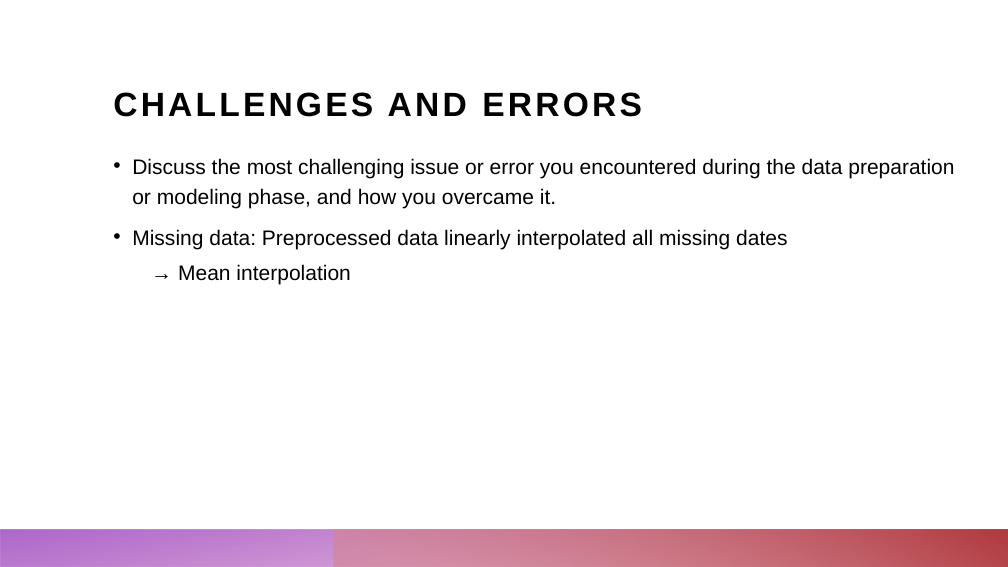
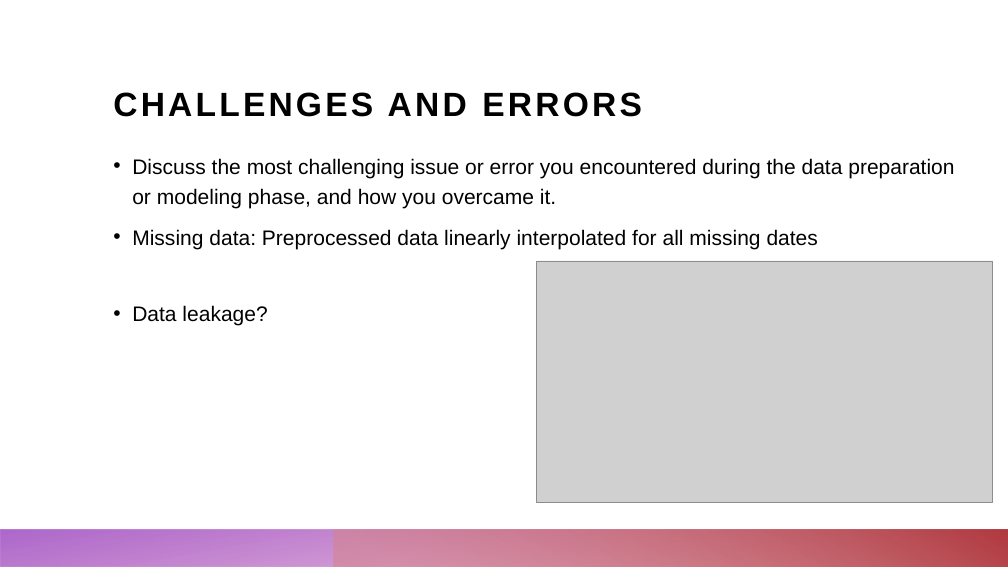
Before and after one commit to ChristopherKunze-Git/AdvancedTimeSeriesCourse-Engineering-Data, a slide deck: slide 20 of 4_Presentation/Blood_glucose_prediction.pptx (slide 18 before the commit). Drawn at 1008x567 pixels with LibreOffice and Linux fonts; fonts in the diff are those of the drawing; grey boxes stand for pictures. Boxes give left, top, right and bottom in pixels: in the first picture for what was removed or moved away, otherwise in the second. Text is boxed around its words. In the diff, an @@ line names an element or a change of style, - is before the commit and + after.

Commit message:
data and preprocessing

```diff
--- a/4_Presentation/Blood_glucose_prediction.pptx
+++ b/4_Presentation/Blood_glucose_prediction.pptx
@@ text at [132,229,818,325]: text changed @@
-• Missing data: Preprocessed data linearly interpolated all missing dates
-  → Mean interpolation
+• Missing data: Preprocessed data linearly interpolated for all missing dates
+• Data leakage?
@@ picture added at [537,261,993,502] @@
```
Also in this commit, not shown: 6 other slides changed, 3 slides added, 1 slide removed, 5 other files.
